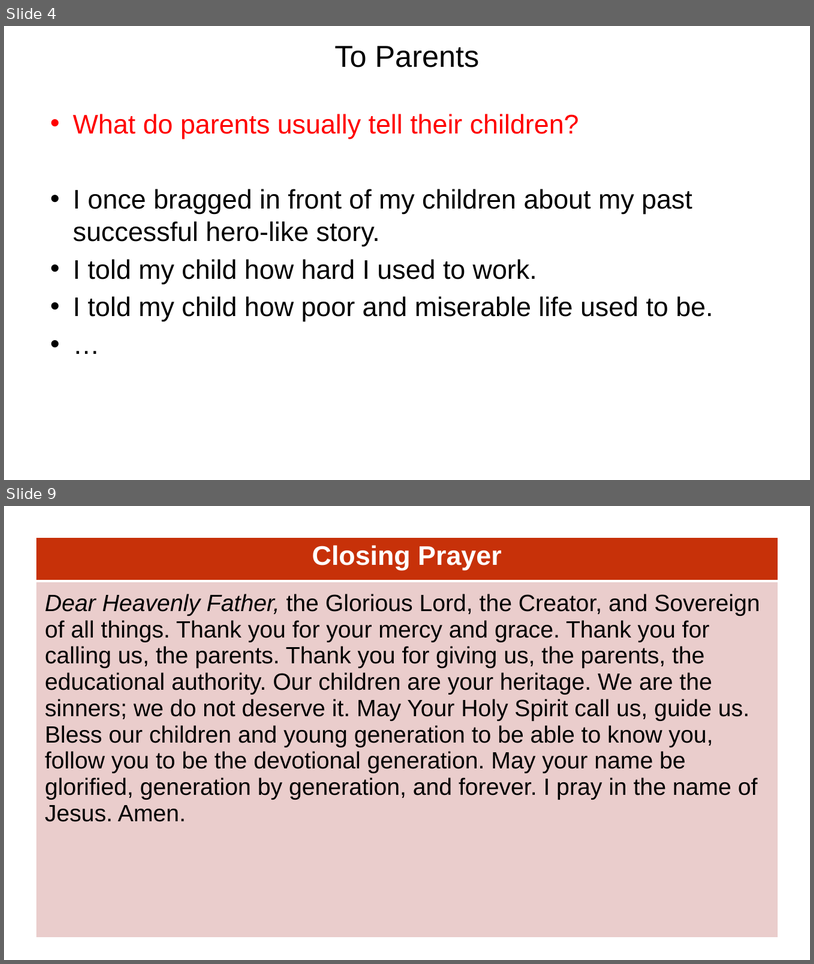
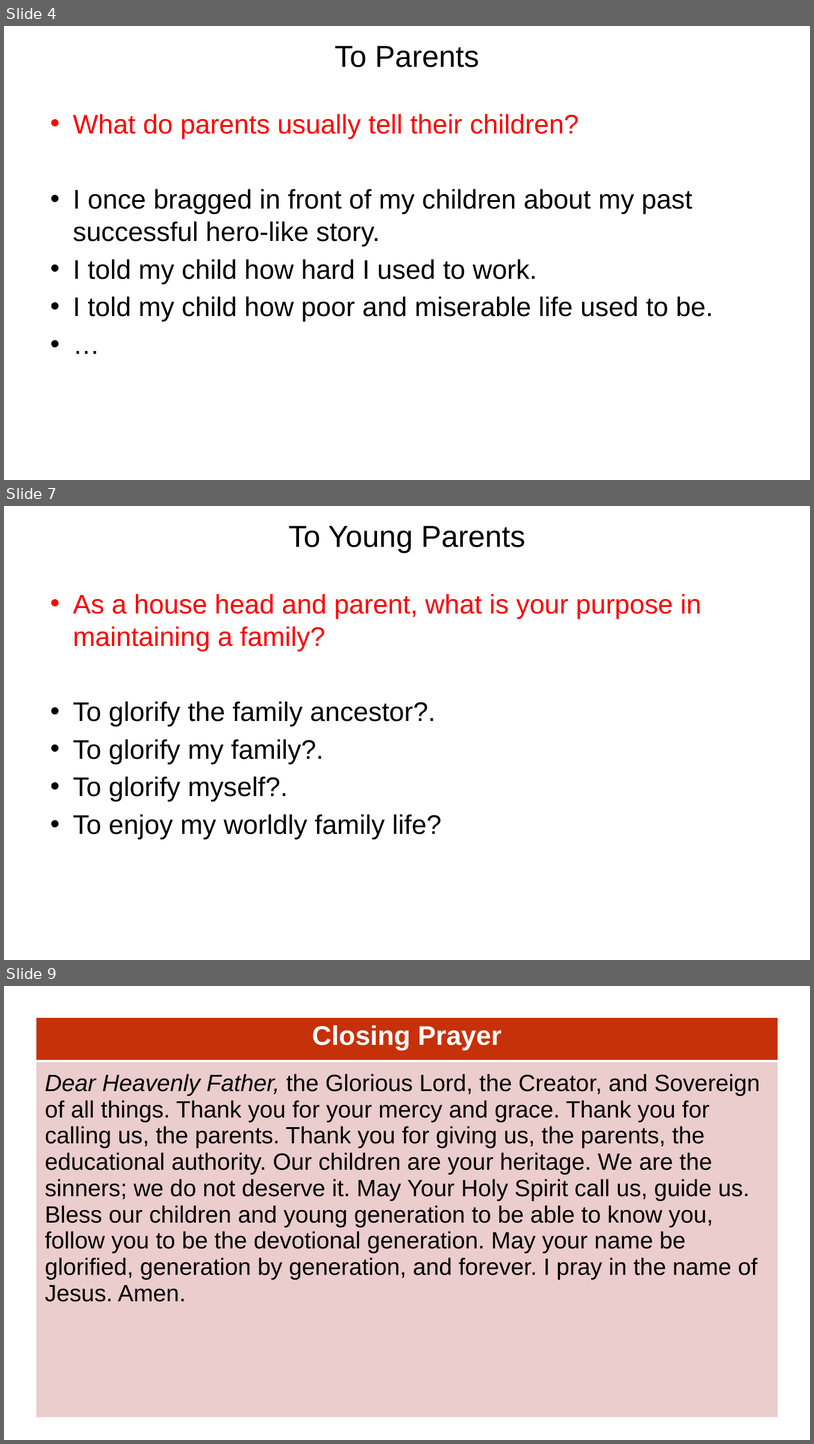
Before and after one commit to wdingbox/accc_2025_pp, a slide deck: ppt/Exodus/exo10_1_15.pptx. Shown one above the other, each under a label of ours: slides 4 and 9 before the commit, slides 4, 7 and 9 after it; the slides between them are not shown. The pictures are 814x964 and 814x1444 pixels, drawn with LibreOffice and Linux fonts; fonts in the diff are those of the drawing; background and template pictures are left out. Boxes give left, top, right and bottom in pixels: in the first picture for what was removed or moved away, otherwise in the second. Text is boxed around its words. In the diff, an @@ line names an element or a change of style, - is before the commit and + after.

```diff
--- a/ppt/Exodus/exo10_1_15.pptx
+++ b/ppt/Exodus/exo10_1_15.pptx
@@ slide 7 added at box(4, 506, 810, 960), background picture (left out) @@
@@ title added at box(288, 526, 526, 553), 36 pt, text #000000 @@
+To Young Parents
@@ text added at box(73, 594, 702, 839), 32 pt, text #000000 @@
+• As a house head and parent, what is your purpose in maintaining a family?
+• To glorify the family ancestor?.
+• To glorify my family?.
+• To glorify myself?.
+• To enjoy my worldly family life?
```
Also in this commit, not shown: 4 slides changed, 1 slide removed, 3 other files.
